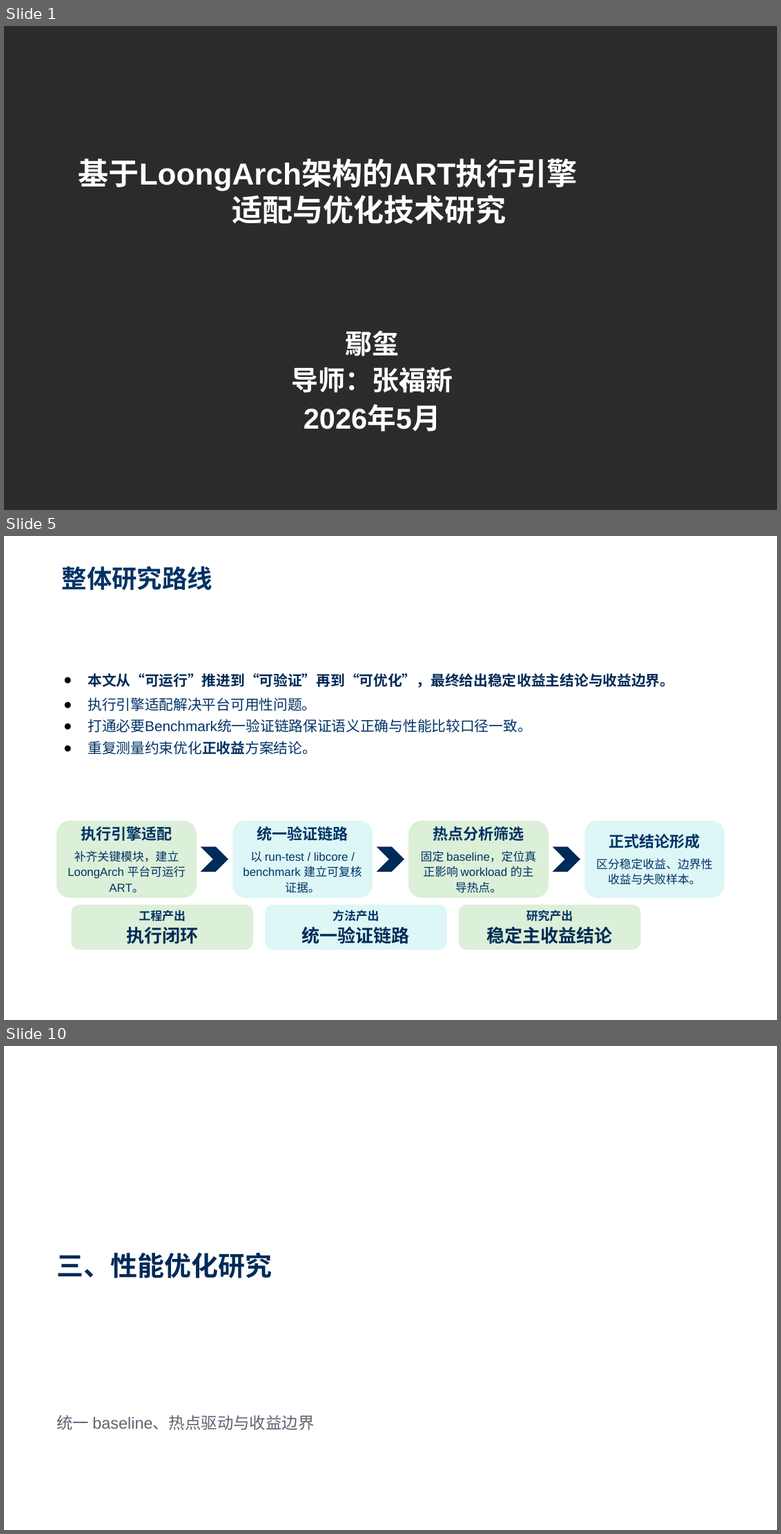
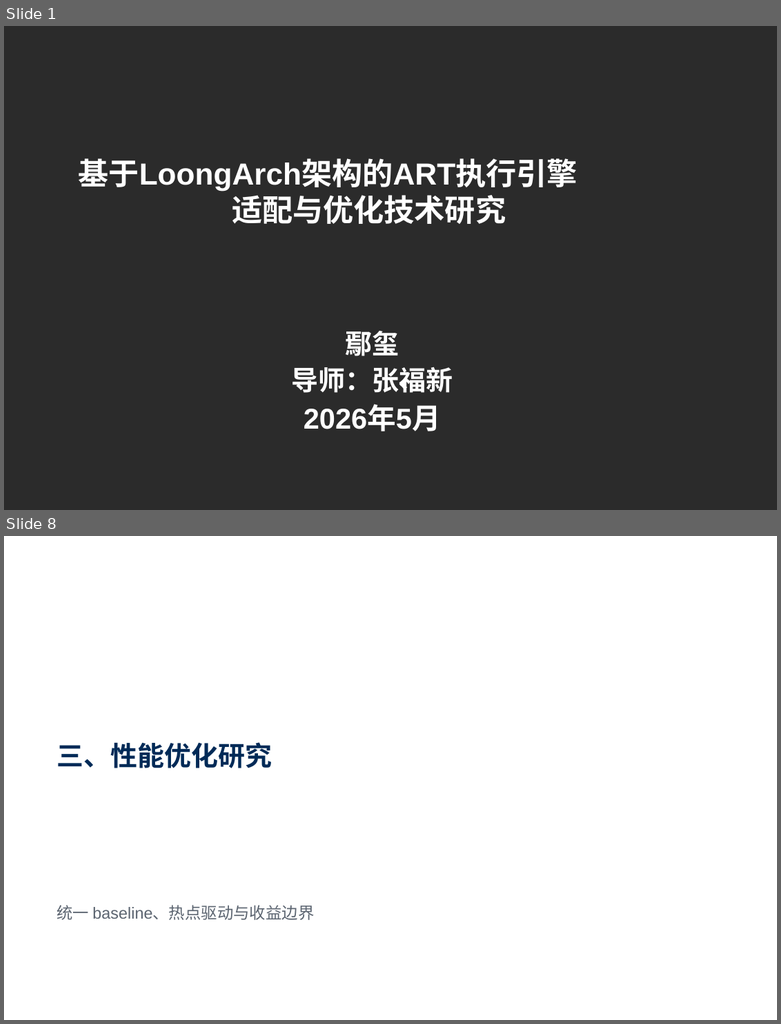
Before and after one commit to YancyReal/ucas-master, a slide deck: PPT/鄢玺毕业答辩.pptx. Shown one above the other, each under a label of ours: slides 1, 5 and 10 before the commit, slides 1 and 8 after it; the slides between them are not shown. The pictures are 781x1534 and 781x1024 pixels, drawn with LibreOffice and Linux fonts; fonts in the diff are those of the drawing; background and template pictures are left out; a plain dark background stands for a picture behind light text. Boxes give left, top, right and bottom in pixels: in the first picture for what was removed or moved away, otherwise in the second. Text is boxed around its words. In the diff, an @@ line names an element or a change of style, - is before the commit and + after.

```diff
--- a/PPT/鄢玺毕业答辩.pptx
+++ b/PPT/鄢玺毕业答辩.pptx
@@ slide 5 removed at <box>4,536,777,1020</box>, background picture (left out) @@
@@ title removed at <box>62,566,212,591</box> @@
-整体研究路线
@@ text removed at <box>87,673,674,755</box> @@
-● 本文从“可运行”推进到“可验证”再到“可优化”，最终给出稳定收益主结论与收益边界。
-● 执行引擎适配解决平台可用性问题。
-● 打通必要Benchmark统一验证链路保证语义正确与性能比较口径一致。
-● 重复测量约束优化正收益方案结论。
@@ rounded rectangle removed at <box>57,822,196,898</box> @@
-执行引擎适配
-补齐关键模块，建立 LoongArch 平台可运行 ART。
@@ rounded rectangle removed at <box>233,822,372,898</box> @@
-统一验证链路
-以 run-test / libcore / benchmark 建立可复核证据。
@@ rounded rectangle removed at <box>409,822,548,898</box> @@
-热点分析筛选
-固定 baseline，定位真正影响 workload 的主导热点。
@@ rounded rectangle removed at <box>585,822,724,898</box> @@
-正式结论形成
-区分稳定收益、边界性收益与失败样本。
@@ chevron removed at <box>201,847,228,872</box> @@
@@ chevron removed at <box>377,847,404,872</box> @@
@@ chevron removed at <box>553,847,579,872</box> @@
@@ rounded rectangle removed at <box>72,905,252,949</box> @@
-工程产出
-执行闭环
@@ rounded rectangle removed at <box>266,905,446,949</box> @@
-方法产出
-统一验证链路
@@ rounded rectangle removed at <box>459,905,640,949</box> @@
-研究产出
-稳定主收益结论
@@ what was slide 10 is now slide 8 @@
```
Also in this commit, not shown: 2 slides changed, 14 slides added, 12 other slides removed, 35 other files.
